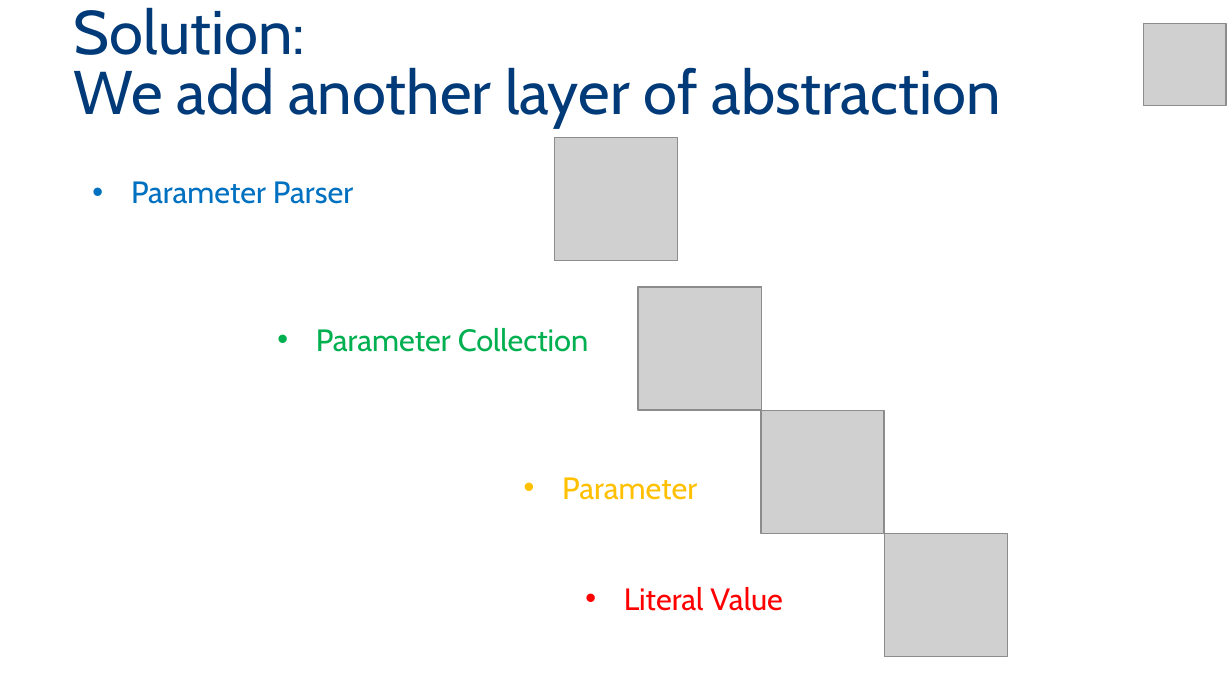
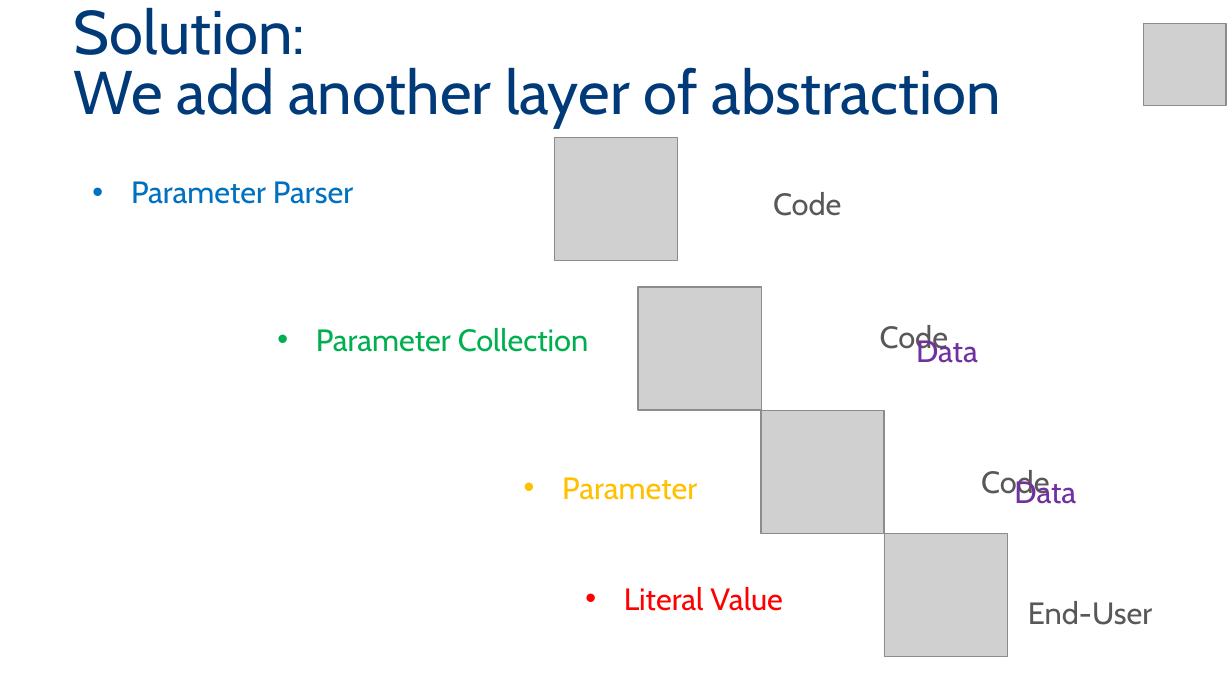
Before and after one commit to MadeiraData/DynamicFilters, a slide deck: slide 17 of DynamicFilters2.pptx. Drawn at 1232x693 pixels with LibreOffice and Linux fonts; fonts in the diff are those of the drawing; grey boxes stand for pictures; background and template pictures are left out. Boxes give left, top, right and bottom in pixels: in the first picture for what was removed or moved away, otherwise in the second. Text is boxed around its words. In the diff, an @@ line names an element or a change of style, - is before the commit and + after.

```diff
--- a/DynamicFilters2.pptx
+++ b/DynamicFilters2.pptx
@@ text added at [773,192,841,216], 18 pt, text #58585A @@
+Code
@@ text added at [880,325,948,354], 18 pt, text #58585A @@
+Code
@@ text added at [916,335,978,363], 18 pt, text #7030A0 @@
+Data
@@ text added at [981,470,1049,499], 18 pt, text #58585A @@
+Code
@@ text added at [1014,476,1076,504], 18 pt, text #7030A0 @@
+Data
@@ text added at [1028,601,1152,625], 18 pt, text #58585A @@
+End-User
```
Also in this commit, not shown: 6 other slides changed.
